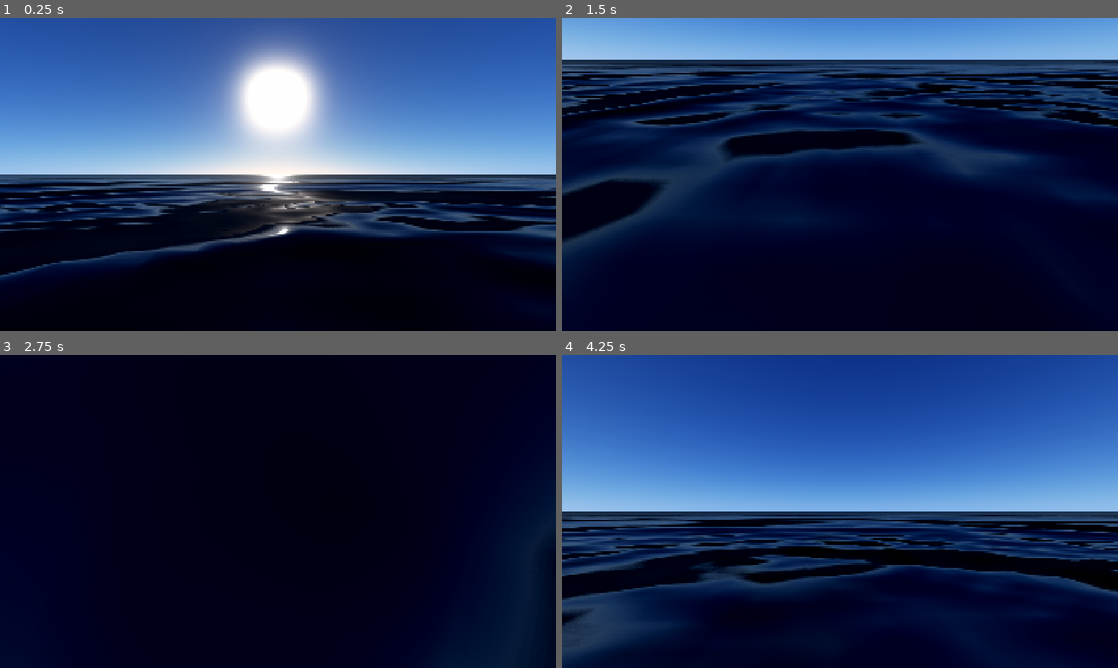
Above: before the commit, frames 1-4 (two rows, left to right).
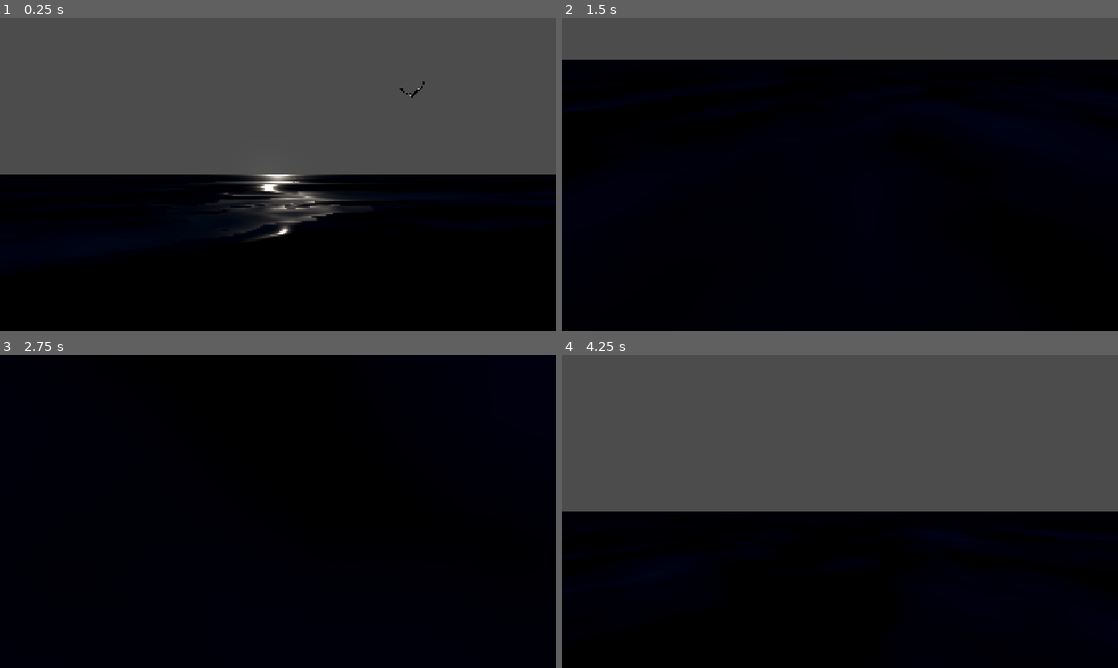
Above: after the commit, the same moments.

Repository: Nail-it-Jason/Weather_System
Game: Godot game, scene res://world.tscn
Two runs of this game, one before a commit and one after it. Both use one fixed random seed, a clock stepped at 60 frames per second and the inputs below.
Inputs:
- Up to frame 1 (0.25 s): no input
- Up to frame 2 (1.5 s): hold D 0.53-1.28 s; hold E 0.53-1.28 s; hold S from 1.28 s (still down); tap Q at 1.35 s
- Up to frame 3 (2.75 s): release S at 2.03 s; hold D from 2.03 s (still down); hold E from 2.03 s (still down)
- Up to frame 4 (4.25 s): release D at 2.78 s; release E at 2.78 s; hold W 2.78-3.53 s; tap Q at 2.85 s; hold A from 3.53 s (still down); hold E from 3.53 s (still down)

The runs differ from the first frame. In frame 1, 67% of the frame differs, in the area x 0-100%, y 0-100%; in frame 2, 74%; in frame 3, 22%; in frame 4, 89%.

Commit message:
added seagull and star night sky

Diff:
--- a/atmosphere_manager.gd
+++ b/atmosphere_manager.gd
@@ -27,34 +27,10 @@
 		view_height = v
 		_update_atmosphere()
 
-@export_group("Cloud Control")
-@export_range(0.0, 1.0, 0.01) var cloud_coverage: float = 0.5 :
-	set(v):
-		cloud_coverage = v
-		_update_cloud_params()
 
-@export_range(1.0, 20.0, 0.1) var cloud_size: float = 5.0 :
-	set(v):
-		cloud_size = v
-		_update_cloud_params()
-
-@export_range(0.0, 10.0, 0.1) var cloud_speed: float = 1.0 :
-	set(v):
-		cloud_speed = v
-		_update_cloud_params()
-
-func _update_cloud_params():
-	if not is_inside_tree(): return
-	if world_env and world_env.environment and world_env.environment.sky:
-		var sky_mat = world_env.environment.sky.sky_material
-		if sky_mat:
-			sky_mat.set_shader_parameter("cloud_coverage", cloud_coverage)
-			sky_mat.set_shader_parameter("cloud_size", cloud_size)
-			sky_mat.set_shader_parameter("cloud_speed", cloud_speed)
 
 func _ready():
 	_update_atmosphere()
-	_update_cloud_params()
 
 func _update_atmosphere():
 	if not is_inside_tree(): return
--- /dev/null
+++ b/bird.gd
@@ -0,0 +1,32 @@
+extends Node3D
+
+@export var speed: float = 15.0 # 鸟的飞行速度
+@export var max_distance: float = 1000.0 # 飞出多远后销毁
+
+var fly_direction: Vector3 = Vector3.FORWARD
+
+@onready var anim_player: AnimationPlayer = $AnimationPlayer
+
+func _ready():
+	if anim_player:
+		var anim_list = anim_player.get_animation_list()
+
+		for anim_name in anim_list:
+			if anim_name != "RESET":
+				# 1. 获取这个动画的数据
+				var anim = anim_player.get_animation(anim_name)
+				# 2. 【关键修复】强制把这个动画改成“无限循环”模式！
+				anim.loop_mode = Animation.LOOP_LINEAR
+				# 3. 播放它！
+				anim_player.play(anim_name)
+
+
+				break # 找到并播放后就退出循环
+
+func _process(delta):
+	# 按照方向和速度往前飞
+	global_translate(fly_direction * speed * delta)
+
+	# 飞太远就自我销毁
+	if global_position.length() > max_distance:
+		queue_free()
--- /dev/null
+++ b/bird.tscn
@@ -0,0 +1,25 @@
+[gd_scene format=3 uid="uid://dqe63nca7apmg"]
+
+[ext_resource type="PackedScene" uid="uid://c3hq1synw0wxd" path="res://seagull/scene.gltf" id="1_g5k2s"]
+[ext_resource type="Script" uid="uid://c04gm2kkhvnjg" path="res://bird.gd" id="2_crnqq"]
+
+[node name="Bird" unique_id=363721067 instance=ExtResource("1_g5k2s")]
+transform = Transform3D(10, 0, 0, 0, 10, 0, 0, 0, 10, 0, 0, 0)
+script = ExtResource("2_crnqq")
+
+[node name="root" parent="Sketchfab_model" parent_id_path=PackedInt32Array(1383987072) index="0" unique_id=1662550496]
+transform = Transform3D(-4.371139e-08, 1, 0, -1, -4.371139e-08, 0, 0, 0, 1, 0, 0, 0)
+
+[node name="Skeleton3D" parent="Sketchfab_model/root/GLTF_SceneRootNode/Armature_17/GLTF_created_0" parent_id_path=PackedInt32Array(398286824) index="0" unique_id=1622498550]
+bones/1/position = Vector3(-0.10682703, 0.20781916, 6.818739e-10)
+bones/4/rotation = Quaternion(3.633397e-08, -1.2639512e-07, 0.08005771, 0.99679023)
+bones/5/rotation = Quaternion(-1.7283452e-07, -3.9459986e-09, -0.13583079, 0.99073213)
+bones/6/rotation = Quaternion(0.56319976, 0.39041698, -0.30381408, 0.6618744)
+bones/7/rotation = Quaternion(0.25795957, -0.00035594872, 0.042760648, 0.965209)
+bones/8/rotation = Quaternion(0.0006963135, -0.004623938, -0.01429487, 0.9998869)
+bones/9/rotation = Quaternion(0.117706664, -0.0077071707, -0.003467244, 0.9930124)
+bones/10/rotation = Quaternion(0.307646, 0.6666769, -0.5594186, 0.38463843)
+bones/11/rotation = Quaternion(0.25939193, -0.0072085727, -0.03886065, 0.9649631)
+bones/12/rotation = Quaternion(0.00040786256, 0.0036738366, 0.011354934, 0.9999288)
+bones/13/rotation = Quaternion(0.11792315, 0.008479476, 0.007737457, 0.99295646)
+bones/14/rotation = Quaternion(4.770449e-08, -1.3494684e-08, 0.9759811, -0.21785532)
--- /dev/null
+++ b/bird_spawner.gd
@@ -0,0 +1,63 @@
+extends Node3D
+
+@export var bird_scene: PackedScene
+@export var spawn_interval_min: float = 10.0
+@export var spawn_interval_max: float = 20.0
+@export var spawn_height: float = 50.0
+@export var spawn_radius: float = 200.0
+
+var timer: Timer
+
+func _ready():
+	timer = Timer.new()
+	timer.one_shot = true
+	timer.timeout.connect(_on_timer_timeout)
+	add_child(timer)
+
+	# initial 3 birds
+	if bird_scene:
+		for i in range(3):
+			_spawn_bird()
+
+	_start_random_timer()
+
+func _start_random_timer():
+	var wait_time = randf_range(spawn_interval_min, spawn_interval_max)
+	timer.start(wait_time)
+
+func _on_timer_timeout():
+	_spawn_bird()
+	_start_random_timer() # 鸟生成后，重新开始下一轮倒计时
+
+func _spawn_bird():
+
+	var bird = bird_scene.instantiate()
+
+	# 【关键修复】：必须先把它加到场景树里，引擎才允许我们修改它的全局坐标系！
+	add_child(bird)
+
+	# 1. 计算随机出生点
+	var random_angle = randf() * TAU
+	var random_dist = randf_range(50.0, spawn_radius)
+
+	var spawn_pos = global_position
+	spawn_pos.x += cos(random_angle) * random_dist
+	spawn_pos.z += sin(random_angle) * random_dist
+	spawn_pos.y += randf_range(spawn_height * 0.8, spawn_height * 1.2)
+
+	bird.global_position = spawn_pos
+
+	# 2. 计算飞行目标点
+	var target_pos = global_position
+	target_pos.x += randf_range(-100, 100)
+	target_pos.z += randf_range(-100, 100)
+	target_pos.y = spawn_pos.y
+
+	# 让鸟看向目标点
+	bird.look_at(target_pos, Vector3.UP)
+
+	# 3. 如果底层脚本正确挂载，给它推一个往前的速度向量
+	if "fly_direction" in bird:
+		bird.fly_direction = -bird.global_transform.basis.z.normalized()
+	else:
+		push_error("错误: 鸟的根节点上没有找到 bird.gd 脚本！")
--- a/sky.gdshader
+++ b/sky.gdshader
@@ -8,43 +8,30 @@
 uniform vec3 sun_direction;
 uniform vec3 sun_color = vec3(1.0);
 
-
-uniform float cloud_coverage = 0.5;
-uniform float cloud_size = 5.0;
-uniform float cloud_speed = 1.0;
-
-// 2d random noise
-float hash(vec2 p) {
-    p = fract(p * vec2(234.34, 435.345));
-    p += dot(p, p + 34.23);
-    return fract(p.x * p.y);
+float hash31(vec3 p3) {
+    p3  = fract(p3 * .1031);
+    p3 += dot(p3, p3.yzx + 33.33);
+    return fract((p3.x + p3.y) * p3.z);
 }
 
-float noise(vec2 p) {
-    vec2 i = floor(p);
-    vec2 f = fract(p);
-    vec2 u = f * f * (3.0 - 2.0 * f);
-    return mix(mix(hash(i + vec2(0.0,0.0)), hash(i + vec2(1.0,0.0)), u.x),
-               mix(hash(i + vec2(0.0,1.0)), hash(i + vec2(1.0,1.0)), u.x), u.y);
+float get_stars(vec3 rd) {
+    vec3 grid = floor(rd * 300.0);
+    float n = hash31(grid);
+
+    float star = 0.0;
+    if (n > 0.999) {
+        float size = fract(n * 745.3);
+        star = smoothstep(0.1, 1.0, size);
+
+        star *= sin(TIME * 2.0 + n * 100.0) * 0.5 + 0.5;
+    }
+    return star;
 }
-
-// FBM
-float fbm(vec2 p) {
-    float f = 0.0;
-    float amp = 0.5;
-    for(int i = 0; i < 4; i++) {
-        f += amp * noise(p);
-        p *= 2.0;
-        amp *= 0.5;
-    }
-    return f;
-}
-
 
 void sky() {
     vec3 rd = EYEDIR;
 
-    // 1. 获取天空底色 (来自 SkyView LUT)
+    // Background color
     float theta = asin(clamp(rd.y, -1.0, 1.0));
     float adj_v = theta < 0.0 ? -sqrt(-theta / (PI / 2.0)) : sqrt(theta / (PI / 2.0));
     float v = adj_v * 0.5 + 0.5;
@@ -55,32 +42,22 @@
     vec3 L_accum = texture(sky_view_lut, vec2(u, v)).rgb;
     vec3 sky_tonemapped = vec3(1.0) - exp(-L_accum * exposure);
 
-    // ==========================================
-    // ✨ 2. 极其优雅的物理太阳计算
-    // ==========================================
-    // 从透射率 LUT 中读取太阳方向的衰减值
-    // LUT 的 U 轴是 sun_direction.y 的映射，V 轴是高度 (地面 v=0)
+	// sun calculation
     float trans_u = sun_direction.y * 0.5 + 0.5;
     vec3 physical_sun_transmittance = texture(transmittance_tex, vec2(trans_u, 0.0)).rgb;
 
-    // 太阳最终的颜色 = 宇宙中的本色 * 大气透射率
     vec3 final_sun_color = sun_color * physical_sun_transmittance;
 
-    // 绘制太阳形状
     float sun_dot = dot(rd, sun_direction);
     float sun_disc = smoothstep(0.995, 0.9995, sun_dot);
 
-    // 因为 SkyViewLUT 已经包含了米氏散射的巨大光晕，所以这里只画极其靠近核心的高光
     float sun_halo = pow(max(0.0, sun_dot), 400.0);
 
-    // 根据高度调整绝对亮度 (防止透射率极低时太阳彻底黑掉)
     float sun_height_factor = clamp(sun_direction.y * 5.0, 0.0, 1.0);
     float core_mult = mix(5.0, 50.0, sun_height_factor);
 
-    // 直接用物理计算出的颜色进行渲染
     vec3 sun_total = final_sun_color * (sun_disc * core_mult + sun_halo);
 
-    // 剔除地平线以下的无效太阳
     float sun_visibility = smoothstep(-0.02, 0.05, sun_direction.y);
     sun_total *= sun_visibility;
 
@@ -88,50 +65,23 @@
     float horizon_mask = smoothstep(0.8, 0.0, abs(rd.y));
     float golden_mask = max(radial_glow, horizon_mask * 0.5);
 
-    // 利用透射率的 R 通道动态判断是否处于日落 (日落时透射率红光占比极高)
     float sunset_intensity = max(0.0, physical_sun_transmittance.r - physical_sun_transmittance.b);
 
     vec3 golden_tint = vec3(1.5, 1.2, 0.8);
     sky_tonemapped *= mix(vec3(1.0), golden_tint, golden_mask * sunset_intensity * 0.5);
     sky_tonemapped = clamp(sky_tonemapped, 0.0, 1.0);
 
-    // 4. 最终输出
-    COLOR = sky_tonemapped + sun_total;
-	//// ==========================================
-    //// ☁️ 云层与火烧云生成逻辑
-    //// ==========================================
-    //// 1. 生成移动的 UV 坐标 (头顶的云移动快，地平线移动慢，产生 3D 透视感)
-    //vec2 cloud_uv = vec2(u * 4.0, adj_v * 2.0);
-    //cloud_uv += TIME * cloud_speed * 0.005;
-    //cloud_uv *= cloud_size;
-//
-    //// 2. 生成基础云层形态
-    //float n = fbm(cloud_uv);
-    //
-    //// 3. 覆盖率控制 (将连续的噪声变成一朵朵独立的云)
-    //// 根据 cloud_coverage 截断噪声，加一点 smoothstep 让边缘羽化
-    //float cloud_density = smoothstep(1.0 - cloud_coverage, 1.0 - cloud_coverage + 0.2, n);
-    //
-    //// 让靠近地平线的云淡出，防止极其边缘的地方拉伸变形
-    //cloud_density *= smoothstep(0.0, 0.2, rd.y);
-//
-    //// 4. ✨ 火烧云染色魔法！
-    //// 正午时，云是白色的。太阳越低，云越会被染成明亮的橘红色/粉紫色！
-    //vec3 sunset_cloud_color = vec3(1.0, 0.4, 0.2) * 2.0; // 高亮橘红
-    //vec3 day_cloud_color = vec3(1.0, 1.0, 1.0);
-    //
-    //// 利用太阳的高度 (sun_direction.y) 来混合云的颜色
-    //float sunset_factor = clamp(1.0 - (sun_direction.y * 3.0), 0.0, 1.0);
-    //vec3 final_cloud_color = mix(day_cloud_color, sunset_cloud_color, sunset_factor);
-    //
-    //// 加一点太阳光晕的漫反射在云上 (让云遮住太阳时有透光感)
-    //final_cloud_color += pow(max(0.0, sun_dot), 10.0) * sun_color * 0.5;
-//
-    //// ==========================================
-    //// 最终混合
-    //// ==========================================
-    //// 将天空底色和云层按云的密度混合，最后再叠加超亮的太阳
-    //vec3 final_sky = mix(sky_tonemapped, final_cloud_color, cloud_density);
-    //
-    //COLOR = final_sky + sun_total;
+	vec3 final_sky_color = sky_tonemapped + sun_total;
+
+    // starsky
+    float star_intensity = get_stars(rd);
+
+    float night_mask = smoothstep(0.05, -0.1, sun_direction.y);
+
+    vec3 star_color = vec3(0.8, 0.9, 1.0) * star_intensity * night_mask;
+
+    float horizon_mask_stars = smoothstep(-0.05, 0.05, rd.y);
+    star_color *= horizon_mask_stars;
+
+    COLOR = final_sky_color + star_color;
 }
--- a/world.tscn
+++ b/world.tscn
@@ -3,6 +3,8 @@
 [ext_resource type="PackedScene" uid="uid://bd7rfh7prtjyn" path="res://atmosphere_manager.tscn" id="1_f3sb7"]
 [ext_resource type="Script" uid="uid://54hdjougfoof" path="res://camera_3d.gd" id="2_fj7yv"]
 [ext_resource type="Shader" uid="uid://c6cavuvps8kv5" path="res://water.gdshader" id="2_tlwt5"]
+[ext_resource type="Script" uid="uid://bim6xq083ajiu" path="res://bird_spawner.gd" id="4_036b0"]
+[ext_resource type="PackedScene" uid="uid://dqe63nca7apmg" path="res://bird.tscn" id="5_dwbse"]
 
 [sub_resource type="PlaneMesh" id="PlaneMesh_f3sb7"]
 size = Vector2(10000, 10000)
@@ -34,9 +36,6 @@
 sun_elevation = 15.4
 sun_azimuth = 180.0
 exposure = 10.0
-cloud_coverage = 0.73
-cloud_size = 20.0
-cloud_speed = 0.0
 
 [node name="Ocean" type="MeshInstance3D" parent="." unique_id=1770013537]
 mesh = SubResource("PlaneMesh_f3sb7")
@@ -46,3 +45,7 @@
 transform = Transform3D(0.99999994, 0, 0, 0, 1, 0, 0, 0, 0.99999994, 0, 2, 0)
 fov = 60.0
 script = ExtResource("2_fj7yv")
+
+[node name="BirdSpawner" type="Node3D" parent="." unique_id=742618389]
+script = ExtResource("4_036b0")
+bird_scene = ExtResource("5_dwbse")
Not shown, added: seagull/license.txt
Binary file added: seagull/scene.bin
Not shown, added: seagull/scene.gltf
Not shown, added: seagull/scene.gltf.import
Binary file added: seagull/textures/Material_baseColor.png
Not shown, added: seagull/textures/Material_baseColor.png.import
Not shown, changed: .DS_Store
Not shown, added: seagull/.DS_Store
